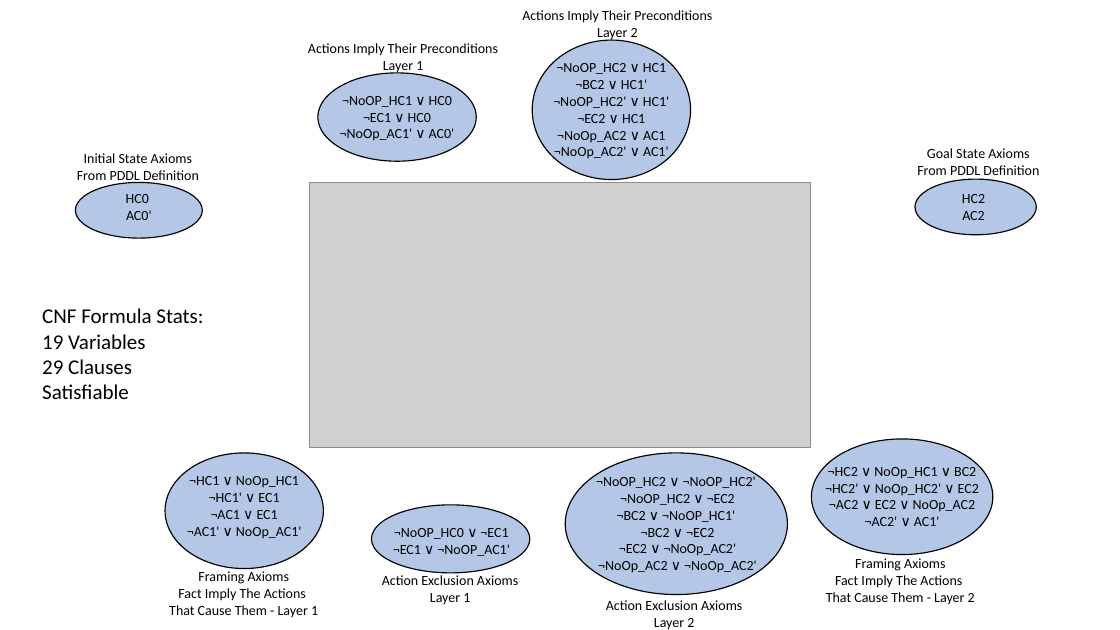
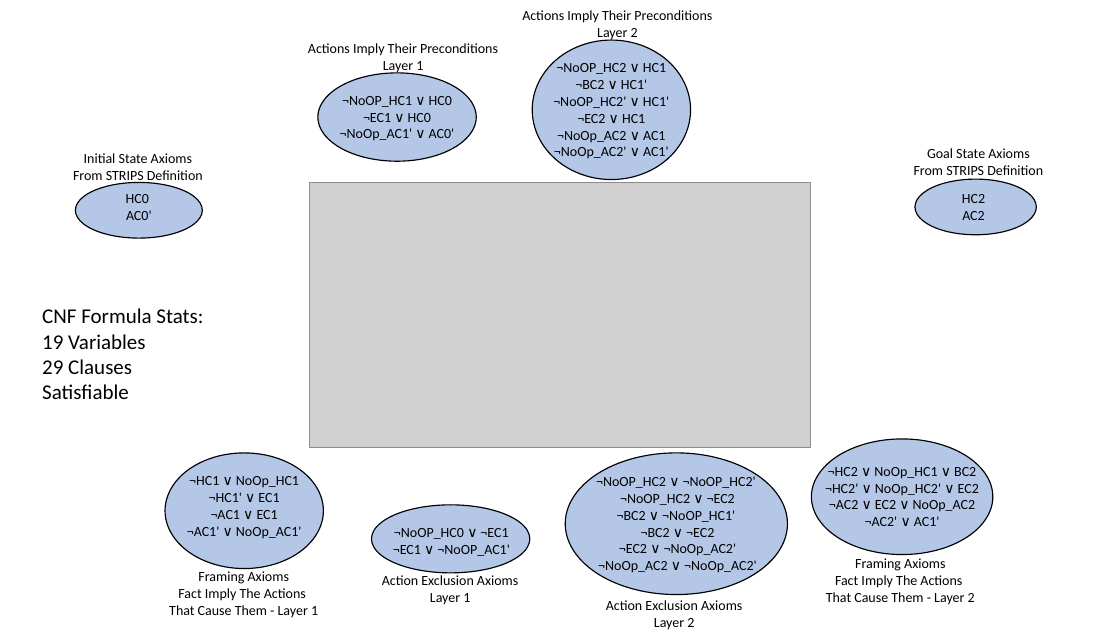
Before and after one commit to tmeindle/NaivePlanner, a slide deck: slide 41 of NaivePlanner/Slides.pptx. Drawn at 1120x630 pixels with LibreOffice and Linux fonts; fonts in the diff are those of the drawing; grey boxes stand for pictures. Boxes give left, top, right and bottom in pixels: in the first picture for what was removed or moved away, otherwise in the second. Text is boxed around its words. In the diff, an @@ line names an element or a change of style, - is before the commit and + after.

Commit message:
A few minor corections the most important being the variable count for the cnf formula at time s0 during StripsToSatPlan explaination

```diff
--- a/NaivePlanner/Slides.pptx
+++ b/NaivePlanner/Slides.pptx
@@ text at [914, 148, 1043, 179]: text changed @@
-Goal State Axioms
-From PDDL Definition
+Goal State Axioms
+From STRIPS Definition
@@ text at [73, 153, 203, 184]: text changed @@
-Initial State Axioms
-From PDDL Definition
+Initial State Axioms
+From STRIPS Definition
```
Also in this commit, not shown: 7 other slides changed.
